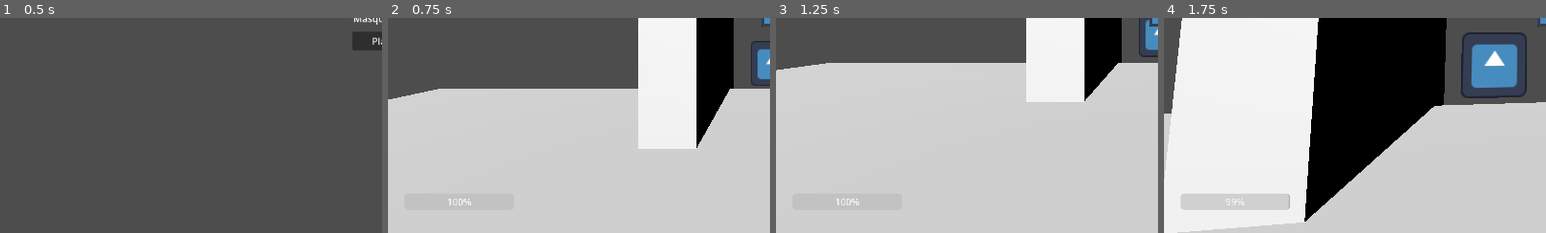
Above: before the commit, frames 1-4 (left to right).
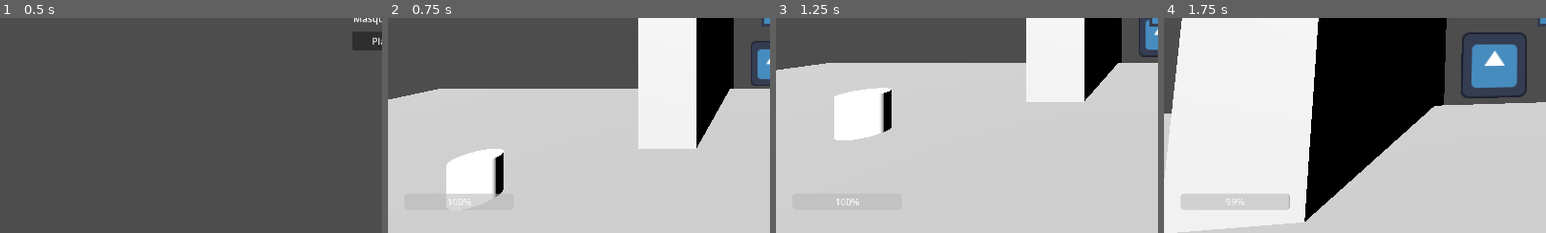
Above: after the commit, the same moments.

Repository: James-Perdue/global-jam26
Game: Godot game, scene res://ui/main_menu.tscn
The game is run twice, just before and just after one commit, with the same random seed, the same clock (stepped at 60 frames per second) and the same inputs. The engine's default icon, where the game draws it, is replaced by a stand-in: a white triangle on a blue panel in a dark square.
Inputs (mouse positions are % of the whole screen's width and height, from its top left):
- Up to frame 1 (0.5 s): no input
- Up to frame 2 (0.75 s): click "Play" at 0.5 s
- Up to frame 3 (1.25 s): no input
- Up to frame 4 (1.75 s): move the mouse to (55, 50) at 1.27 s; hold W (move_forward) from 1.28 s (still down); hold E (interact, bound only after the commit) from 1.28 s (still down)
The pictures show only the part of the screen within x 0-50%, y 50-100%; the shares and areas given below are measured in that part.

Frame 1 is identical in both runs. In frame 2, 2.8% of the frame differs, in the area x 15-31%, y 60-90%; in frame 3, 3.2%, in the area x 15-31%, y 32-57%; in frame 4, nothing differs.

Commit message:
objectives

Diff:
--- a/autoload/GameManager.gd
+++ b/autoload/GameManager.gd
@@ -6,8 +6,14 @@
 }
 func _ready() -> void:
 	SignalBus.game_over.connect(_on_game_over)
+	SignalBus.win.connect(_on_win)
+
+func _on_win() -> void:
+	print("Win")
+	load_level("main_menu")
 
 func _on_game_over() -> void:
+	print("Game over")
 	load_level("main_menu")
 
 func load_level(level_name: String) -> void:
--- a/autoload/SignalBus.gd
+++ b/autoload/SignalBus.gd
@@ -7,4 +7,5 @@
 
 signal reset_game
 signal game_over
+signal win
 signal player_health_changed(health:int)
--- /dev/null
+++ b/interactables/objective.gd
@@ -0,0 +1,26 @@
+extends Node3D
+class_name Objective
+
+@export var tier: int = 0
+
+signal completed(objective: Objective)
+
+@onready var mesh: MeshInstance3D = $StaticBody3D/MeshInstance3D
+@onready var collision_shape: CollisionShape3D = $StaticBody3D/CollisionShape3D
+# Called when the node enters the scene tree for the first time.
+func _ready() -> void:
+	pass # Replace with function body.
+
+func enable_objective() -> void:
+	var material = mesh.get_active_material(0)
+	if material:
+		var new_material = material.duplicate()
+		new_material.albedo_color = Color.GREEN
+		mesh.material_override = new_material
+func show_preview() -> void:
+	pass
+
+func complete() -> void:
+	collision_shape.disabled = true
+	mesh.visible = false
+	completed.emit(self)
--- /dev/null
+++ b/interactables/objective.tscn
@@ -0,0 +1,24 @@
+[gd_scene format=3 uid="uid://mwx7yc6xsx0p"]
+
+[ext_resource type="Script" uid="uid://mxt5kes1olcg" path="res://interactables/objective.gd" id="1_m7d4e"]
+
+[sub_resource type="SphereShape3D" id="SphereShape3D_m7d4e"]
+
+[sub_resource type="StandardMaterial3D" id="StandardMaterial3D_m7d4e"]
+
+[sub_resource type="CylinderMesh" id="CylinderMesh_m7d4e"]
+material = SubResource("StandardMaterial3D_m7d4e")
+top_radius = 0.25
+bottom_radius = 0.25
+height = 0.5
+
+[node name="Objective" type="Node3D" unique_id=225475714 groups=["ObjectiveGroup"]]
+script = ExtResource("1_m7d4e")
+
+[node name="StaticBody3D" type="StaticBody3D" parent="." unique_id=14617858]
+
+[node name="CollisionShape3D" type="CollisionShape3D" parent="StaticBody3D" unique_id=894367264]
+shape = SubResource("SphereShape3D_m7d4e")
+
+[node name="MeshInstance3D" type="MeshInstance3D" parent="StaticBody3D" unique_id=1660411561]
+mesh = SubResource("CylinderMesh_m7d4e")
--- a/levels/playground.tscn
+++ b/levels/playground.tscn
@@ -4,8 +4,9 @@
 [ext_resource type="PackedScene" uid="uid://lxpql5k7mg28" path="res://encounters/encounter.tscn" id="2_ek3o3"]
 [ext_resource type="PackedScene" uid="uid://dtda1h5ag44c1" path="res://player/player.tscn" id="3_1y5p2"]
 [ext_resource type="PackedScene" uid="uid://bg5llagmpo288" path="res://ui/hud.tscn" id="4_i7xqd"]
+[ext_resource type="PackedScene" uid="uid://mwx7yc6xsx0p" path="res://interactables/objective.tscn" id="5_ek3o3"]
 
-[node name="Node3D" type="Node3D" unique_id=1317390877]
+[node name="Node3D" type="Node3D" unique_id=1317390877 node_paths=PackedStringArray("objectives")]
 script = ExtResource("1_wcyx1")
 
 [node name="CSGCombiner3D" type="CSGCombiner3D" parent="." unique_id=342892620]
@@ -35,3 +36,18 @@
 [node name="DirectionalLight3D" type="DirectionalLight3D" parent="." unique_id=101325080]
 transform = Transform3D(1, 0, 0, 0, 0.8128772, 0.58243513, 0, -0.58243513, 0.8128772, 0.5709572, 2.7587667, 4.9045553)
 light_energy = 3.693
+
+[node name="Objective1" parent="." unique_id=225475714 instance=ExtResource("5_ek3o3")]
+transform = Transform3D(1, 0, 0, 0, 1, 0, 0, 0, 1, -3.8935418, 0.24733365, -1.5245075)
+
+[node name="Objective2" parent="." unique_id=65128991 instance=ExtResource("5_ek3o3")]
+transform = Transform3D(1, 0, 0, 0, 1, 0, 0, 0, 1, -3.8935418, 0.24733365, -3.985818)
+tier = 1
+
+[node name="Objective3" parent="." unique_id=843392607 instance=ExtResource("5_ek3o3")]
+transform = Transform3D(1, 0, 0, 0, 1, 0, 0, 0, 1, -3.8935418, 0.24733365, 2.570397)
+tier = 2
+
+[node name="Objective4" parent="." unique_id=717103970 instance=ExtResource("5_ek3o3")]
+transform = Transform3D(1, 0, 0, 0, 1, 0, 0, 0, 1, -3.8935418, 0.24733365, 1.1258829)
+tier = 1
--- a/levels/root_level.gd
+++ b/levels/root_level.gd
@@ -1,7 +1,56 @@
 extends Node3D
 class_name RootLevel
 
+var objectives: Array[Objective] = []
+var current_objectives: Array = []
+var completed_objectives: Array[Objective] = []
+
+var current_objective_tier: int = 0
+var objective_tiers = {} # Dictionary[int, Array[Objective]]
+
 @onready var player: Player = $Player
 @onready var hud: Hud = $Hud
+
 func _ready() -> void:
 	hud.player = player
+	var temp_objectives = get_tree().get_nodes_in_group("ObjectiveGroup")
+	for objective in temp_objectives:
+		objectives.append(objective as Objective)
+	build_objective_tiers()
+	for objective in objectives:
+		print(objective.name)
+		objective.completed.connect(_on_objective_completed)
+	_process_objective_tier()
+
+func build_objective_tiers() -> void:
+	for objective in objectives:
+		if objective.tier not in objective_tiers:
+			objective_tiers[objective.tier] = []
+		objective_tiers[objective.tier].append(objective)
+
+func _on_objective_completed(objective: Objective) -> void:
+	if(objective in completed_objectives):
+		return
+	if(objective.tier != current_objective_tier):
+		return
+	print("Objective completed: ", objective.name)
+	completed_objectives.append(objective)
+	print("Completed objectives: ", completed_objectives.size())
+	print("Current objectives: ", current_objectives.size())
+	if completed_objectives.size() == current_objectives.size():
+		print("All objectives completed for tier: ", current_objective_tier)
+		advance_objective_tier()
+
+func advance_objective_tier() -> void:
+	completed_objectives.clear()
+	current_objective_tier += 1
+	if current_objective_tier not in objective_tiers:
+		print("No more objectives to complete")
+		SignalBus.win.emit()
+		return
+	_process_objective_tier()
+
+func _process_objective_tier() -> void:
+	current_objectives = objective_tiers[current_objective_tier]
+	for objective in current_objectives:
+		objective.enable_objective()
--- a/player/player.gd
+++ b/player/player.gd
@@ -13,9 +13,11 @@
 var in_encounter : bool = false
 var rotation_locked : bool = false
 var current_encounter : Encounter = null
+var interactable_in_zone: Node3D = null
 
 @onready var camera = $Camera3D
 @onready var damage_timer: Timer = Timer.new()
+@onready var interact_zone: Area3D = %InteractZone
 
 func _ready() -> void:
 	Input.set_mouse_mode(Input.MOUSE_MODE_CAPTURED)
@@ -25,6 +27,8 @@
 	#damage_timer.one_shot = true
 	damage_timer.wait_time = damage_cooldown
 	damage_timer.timeout.connect(_on_damage_timer_timeout)
+	interact_zone.body_entered.connect(_on_interact_zone_body_entered)
+	interact_zone.body_exited.connect(_on_interact_zone_body_exited)
 	await get_tree().process_frame
 	SignalBus.player_health_changed.emit(health)
 	damage_timer.start()
@@ -39,6 +43,23 @@
 	in_encounter = false
 	current_encounter = null
 	damage_rate = default_damage_rate
+
+func _on_interact_zone_body_entered(body: Node3D) -> void:
+	if(in_encounter):
+		return
+	print("Body entered interact zone: ", body.name)
+	var object_owner = body.owner
+	if object_owner is Objective:
+		print("Objective in zone: ", body.name)
+		interactable_in_zone = object_owner
+		#body.complete()
+
+func _on_interact_zone_body_exited(body: Node3D) -> void:
+	if(in_encounter):
+		return
+	if body is Objective:
+		print("Objective exited zone: ", body.name)
+		interactable_in_zone = null
 
 func _input(event: InputEvent) -> void:
 	if event is InputEventMouseMotion and not rotation_locked:
@@ -55,6 +76,10 @@
 		shoot()
 	if event.is_action_pressed("ui_cancel"):
 		Input.set_mouse_mode(Input.MOUSE_MODE_VISIBLE)
+	if event.is_action_pressed("interact"):
+		if interactable_in_zone:
+			if interactable_in_zone.has_method("complete"):
+				interactable_in_zone.complete()
 
 func shoot() -> void:
 	if not in_encounter:
--- a/player/player.tscn
+++ b/player/player.tscn
@@ -3,6 +3,9 @@
 [ext_resource type="Script" uid="uid://bdfl1q6gf30ig" path="res://player/player.gd" id="1_oul6g"]
 
 [sub_resource type="CapsuleShape3D" id="CapsuleShape3D_kqu6x"]
+
+[sub_resource type="CapsuleShape3D" id="CapsuleShape3D_oul6g"]
+height = 2.3693848
 
 [node name="Player" type="CharacterBody3D" unique_id=1257764422]
 script = ExtResource("1_oul6g")
@@ -12,3 +15,11 @@
 
 [node name="Camera3D" type="Camera3D" parent="." unique_id=1466927386]
 transform = Transform3D(1, 0, 0, 0, 1, 0, 0, 0, 1, 0, 0.45581487, 0)
+
+[node name="InteractZone" type="Area3D" parent="Camera3D" unique_id=773594483]
+unique_name_in_owner = true
+transform = Transform3D(1, 0, 0, 0, -4.371139e-08, -1, 0, 1, -4.371139e-08, 0, -0.002180308, -0.9492264)
+
+[node name="CollisionShape3D" type="CollisionShape3D" parent="Camera3D/InteractZone" unique_id=1577140719]
+transform = Transform3D(1, 0, 0, 0, 1, 0, 0, 0, 1, 0, -0.18469238, 2.9802322e-08)
+shape = SubResource("CapsuleShape3D_oul6g")
--- a/project.godot
+++ b/project.godot
@@ -27,6 +27,10 @@
 window/size/viewport_width=1280
 window/size/viewport_height=720
 
+[global_group]
+
+ObjectiveGroup=""
+
 [input]
 
 move_forward={
@@ -54,6 +58,11 @@
 "events": [Object(InputEventMouseButton,"resource_local_to_scene":false,"resource_name":"","device":-1,"window_id":0,"a …(258 unchanged characters)…
 ]
 }
+interact={
+"deadzone": 0.2,
+"events": [Object(InputEventKey,"resource_local_to_scene":false,"resource_name":"","device":-1,"window_id":0,"alt_pressed":false,"shift_pressed":false,"ctrl_pressed":false,"meta_pressed":false,"pressed":false,"keycode":0,"physical_keycode":69,"key_label":0,"unicode":101,"location":0,"echo":false,"script":null)
+]
+}
 
 [physics]
 
Not shown, added: interactables/objective.gd.uid
